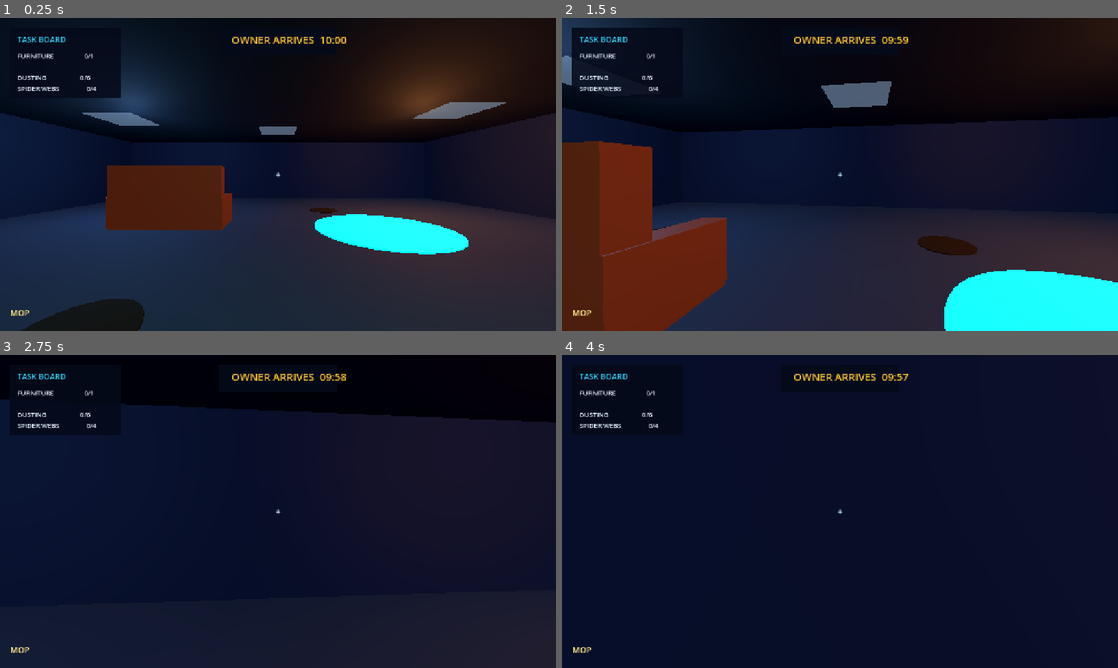
Above: before the commit, frames 1-4 (two rows, left to right).
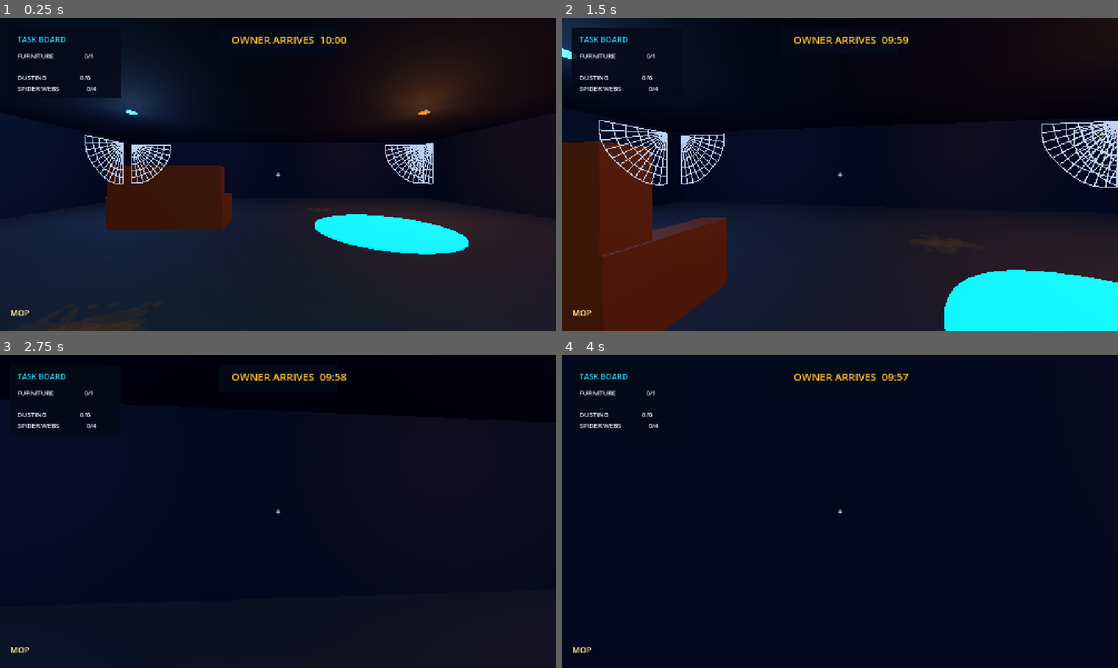
Above: after the commit, the same moments.

Repository: hisir-sys/buildathon-bdmi26-
Game: Godot game, scene res://scenes/main_room.tscn
Same seed, same stepped clock (60 frames per second), same inputs: the game is played once before the commit and once after it.
Inputs (mouse positions are in pixels of both pictures, inside the frame that each line leads up to):
- Up to frame 1 (0.25 s): no input
- Up to frame 2 (1.5 s): tap Enter at 0.5 s; move the mouse to (867, 174) at 0.52 s; hold E (interact) 0.53-1.28 s; hold W (move_forward) from 0.53 s (still down); click (867, 174) at 0.67 s; move the mouse to (812, 174) at 1.27 s; tap E (interact) at 1.35 s
- Up to frame 3 (2.75 s): keep holding W (move_forward); move the mouse to (289, 505) at 2.02 s; hold E (interact) from 2.03 s (still down)
- Up to frame 4 (4 s): keep holding W (move_forward); move the mouse to (834, 517) at 2.77 s; release E (interact) at 2.78 s; tap E (interact) at 2.85 s; click (834, 517) at 2.92 s; tap Space at 3.5 s; move the mouse to (878, 514) at 3.52 s; hold E (interact) from 3.53 s (still down)

The runs differ from the first frame. In frame 1, 3.5% of the frame differs, in the area x 7-91%, y 24-100%; in frame 2, 11%, in the area x 0-100%, y 9-100%; in frame 3, less than 0.1%; in frame 4, less than 0.1%.

Commit message:
[tasks] add dusting webs timer ceiling and lights update

Diff:
--- a/scenes/main_room.tscn
+++ b/scenes/main_room.tscn
@@ -13,7 +13,12 @@
 background_color = Color(0.02, 0.035, 0.07, 1)
 ambient_light_source = 3
 ambient_light_color = Color(0.62, 0.7, 0.95, 1)
-ambient_light_energy = 0.52
+ambient_light_energy = 0.3
+fog_enabled = true
+fog_light_color = Color(0.08, 0.1, 0.2, 1)
+fog_light_energy = 0.35
+fog_density = 0.006
+fog_sky_affect = 0.25
 
 [sub_resource type="BoxMesh" id="BoxMesh_floor"]
 size = Vector3(20, 0.2, 20)
@@ -52,7 +57,7 @@
 size = Vector3(20, 0.2, 20)
 
 [sub_resource type="StandardMaterial3D" id="Material_ceiling"]
-albedo_color = Color(0.035, 0.045, 0.08, 1)
+albedo_color = Color(0.065, 0.075, 0.13, 1)
 roughness = 0.95
 
 [sub_resource type="BoxMesh" id="BoxMesh_sofa_seat"]
@@ -101,7 +106,7 @@
 size = Vector3(1.7, 0.025, 1.7)
 
 [sub_resource type="BoxShape3D" id="BoxShape3D_web"]
-size = Vector3(1.7, 0.12, 1.7)
+size = Vector3(2.3, 2.3, 0.12)
 
 [sub_resource type="StandardMaterial3D" id="Material_web"]
 albedo_color = Color(0.65, 0.8, 0.95, 0.45)
@@ -110,6 +115,30 @@
 emission_enabled = true
 emission = Color(0.2, 0.35, 0.5, 1)
 emission_energy_multiplier = 0.8
+
+[sub_resource type="SphereMesh" id="SphereMesh_fixture"]
+radius = 0.18
+height = 0.1
+radial_segments = 16
+rings = 8
+
+[sub_resource type="StandardMaterial3D" id="Material_fixture_blue"]
+albedo_color = Color(0.2, 0.45, 0.95, 1)
+emission_enabled = true
+emission = Color(0.15, 0.35, 1, 1)
+emission_energy_multiplier = 3.0
+
+[sub_resource type="StandardMaterial3D" id="Material_fixture_amber"]
+albedo_color = Color(1, 0.35, 0.12, 1)
+emission_enabled = true
+emission = Color(1, 0.2, 0.05, 1)
+emission_energy_multiplier = 2.5
+
+[sub_resource type="StandardMaterial3D" id="Material_fixture_green"]
+albedo_color = Color(0.2, 0.85, 0.55, 1)
+emission_enabled = true
+emission = Color(0.1, 0.7, 0.4, 1)
+emission_energy_multiplier = 2.5
 
 [sub_resource type="StyleBoxFlat" id="StyleBox_prompt"]
 bg_color = Color(0.025, 0.05, 0.12, 0.94)
@@ -131,26 +160,41 @@
 
 [node name="DirectionalLight3D" type="DirectionalLight3D" parent="."]
 rotation_degrees = Vector3(-55, -25, 0)
-light_energy = 0.85
+light_energy = 0.28
 shadow_enabled = true
 
 [node name="CeilingLightLeft" type="OmniLight3D" parent="."]
 position = Vector3(-5, 3.3, -3)
 omni_range = 9.0
-light_energy = 3.0
+light_energy = 1.8
 light_color = Color(0.45, 0.7, 1, 1)
+
+[node name="BlueBulb" type="MeshInstance3D" parent="."]
+position = Vector3(-5, 3.82, -3)
+mesh = SubResource("SphereMesh_fixture")
+material_override = SubResource("Material_fixture_blue")
 
 [node name="CeilingLightRight" type="OmniLight3D" parent="."]
 position = Vector3(5, 3.3, -3)
 omni_range = 9.0
-light_energy = 3.0
+light_energy = 1.65
 light_color = Color(1, 0.62, 0.35, 1)
+
+[node name="AmberBulb" type="MeshInstance3D" parent="."]
+position = Vector3(5, 3.82, -3)
+mesh = SubResource("SphereMesh_fixture")
+material_override = SubResource("Material_fixture_amber")
 
 [node name="CeilingLightBack" type="OmniLight3D" parent="."]
 position = Vector3(0, 3.3, 5)
 omni_range = 8.0
-light_energy = 2.0
+light_energy = 1.3
 light_color = Color(0.45, 0.85, 0.7, 1)
+
+[node name="GreenBulb" type="MeshInstance3D" parent="."]
+position = Vector3(0, 3.82, 5)
+mesh = SubResource("SphereMesh_fixture")
+material_override = SubResource("Material_fixture_green")
 
 [node name="GameManager" type="Node" parent="."]
 script = ExtResource("5_game_manager")
@@ -305,7 +349,7 @@
 shape = SubResource("CylinderShape3D_dust")
 
 [node name="Web1" type="StaticBody3D" parent="." groups=["interactable", "spider_web"]]
-position = Vector3(-6, 3.85, -4)
+position = Vector3(-9.82, 3.7, -9.78)
 script = ExtResource("7_spider_web")
 
 [node name="MeshInstance3D" type="MeshInstance3D" parent="Web1"]
@@ -316,7 +360,8 @@
 shape = SubResource("BoxShape3D_web")
 
 [node name="Web2" type="StaticBody3D" parent="." groups=["interactable", "spider_web"]]
-position = Vector3(0, 3.85, -6)
+position = Vector3(9.82, 3.7, -9.78)
+rotation_degrees = Vector3(0, 180, 0)
 script = ExtResource("7_spider_web")
 
 [node name="MeshInstance3D" type="MeshInstance3D" parent="Web2"]
@@ -327,7 +372,8 @@
 shape = SubResource("BoxShape3D_web")
 
 [node name="Web3" type="StaticBody3D" parent="." groups=["interactable", "spider_web"]]
-position = Vector3(6, 3.85, -3)
+position = Vector3(-9.82, 3.7, -9)
+rotation_degrees = Vector3(0, -90, 0)
 script = ExtResource("7_spider_web")
 
 [node name="MeshInstance3D" type="MeshInstance3D" parent="Web3"]
@@ -338,7 +384,8 @@
 shape = SubResource("BoxShape3D_web")
 
 [node name="Web4" type="StaticBody3D" parent="." groups=["interactable", "spider_web"]]
-position = Vector3(2, 3.85, 3)
+position = Vector3(9.82, 3.7, -9)
+rotation_degrees = Vector3(0, 90, 0)
 script = ExtResource("7_spider_web")
 
 [node name="MeshInstance3D" type="MeshInstance3D" parent="Web4"]
--- a/scripts/dust_spot.gd
+++ b/scripts/dust_spot.gd
@@ -2,19 +2,103 @@
 
 signal cleaned
 
+const CLEAN_TIME_SECONDS := 10.0
+
 var is_cleaned: bool = false
+var is_cleaning: bool = false
+var cleaning_elapsed: float = 0.0
+var dust_pieces: Array[MeshInstance3D] = []
+
+
+func _ready() -> void:
+	var placeholder := get_node_or_null("MeshInstance3D") as MeshInstance3D
+	if placeholder != null:
+		placeholder.visible = false
+	_create_scattered_dust()
+
+
+func _process(delta: float) -> void:
+	if not is_cleaning:
+		return
+
+	cleaning_elapsed = minf(CLEAN_TIME_SECONDS, cleaning_elapsed + delta)
+	var progress := cleaning_elapsed / CLEAN_TIME_SECONDS
+	for piece in dust_pieces:
+		piece.transparency = progress
+
+	if cleaning_elapsed >= CLEAN_TIME_SECONDS:
+		is_cleaned = true
+		cleaned.emit()
+		queue_free()
 
 
 func get_interaction_prompt() -> String:
 	if is_cleaned:
 		return ""
-	return "E  DUST THE FLOOR"
+	if is_cleaning:
+		return "CLEANING DUST  %02d%%" % int((cleaning_elapsed / CLEAN_TIME_SECONDS) * 100.0)
+	return "E  DUST THE FLOOR  (10 SEC)"
 
 
 func interact() -> void:
-	if is_cleaned:
+	if is_cleaned or is_cleaning:
 		return
 
-	is_cleaned = true
-	cleaned.emit()
-	queue_free()
+	is_cleaning = true
+
+
+func _create_scattered_dust() -> void:
+	var rng := RandomNumberGenerator.new()
+	rng.seed = abs(hash(str(global_position)))
+
+	var dust_material := StandardMaterial3D.new()
+	dust_material.transparency = BaseMaterial3D.TRANSPARENCY_ALPHA
+	dust_material.albedo_color = Color(0.28, 0.19, 0.12, 0.3)
+	dust_material.roughness = 1.0
+	dust_material.shading_mode = BaseMaterial3D.SHADING_MODE_UNSHADED
+
+	# Irregular low-opacity smears make the dirt read as dust, not six circles.
+	for index in range(7):
+		var smear := MeshInstance3D.new()
+		var smear_mesh := SphereMesh.new()
+		smear_mesh.radius = rng.randf_range(0.12, 0.22)
+		smear_mesh.height = rng.randf_range(0.012, 0.025)
+		smear_mesh.radial_segments = 10
+		smear_mesh.rings = 3
+		smear.mesh = smear_mesh
+		smear.material_override = dust_material
+		smear.position = Vector3(
+			rng.randf_range(-0.48, 0.48),
+			rng.randf_range(0.012, 0.028),
+			rng.randf_range(-0.4, 0.4)
+		)
+		smear.scale = Vector3(
+			rng.randf_range(1.5, 3.2),
+			rng.randf_range(0.35, 0.65),
+			rng.randf_range(0.45, 1.15)
+		)
+		smear.rotation.y = rng.randf_range(-PI, PI)
+		add_child(smear)
+		dust_pieces.append(smear)
+
+	for index in range(24):
+		var piece := MeshInstance3D.new()
+		var dust_mesh := SphereMesh.new()
+		dust_mesh.radius = rng.randf_range(0.02, 0.075)
+		dust_mesh.height = rng.randf_range(0.012, 0.04)
+		dust_mesh.radial_segments = 8
+		dust_mesh.rings = 3
+		piece.mesh = dust_mesh
+		piece.material_override = dust_material
+		piece.position = Vector3(
+			rng.randf_range(-0.58, 0.58),
+			rng.randf_range(0.015, 0.045),
+			rng.randf_range(-0.48, 0.48)
+		)
+		piece.scale = Vector3(
+			rng.randf_range(0.7, 1.8),
+			rng.randf_range(0.5, 1.0),
+			rng.randf_range(0.7, 1.8)
+		)
+		add_child(piece)
+		dust_pieces.append(piece)
--- a/scripts/interaction_raycast.gd
+++ b/scripts/interaction_raycast.gd
@@ -4,6 +4,7 @@
 signal interacted(target: Node)
 
 var current_target: Node = null
+var last_prompt: String = ""
 
 
 func _ready() -> void:
@@ -24,15 +25,16 @@
 	elif hit != null and hit.has_method("get_interaction_prompt"):
 		next_target = hit
 
-	if next_target == current_target:
+	var next_prompt := ""
+	if next_target != null:
+		next_prompt = next_target.get_interaction_prompt()
+
+	if next_target == current_target and next_prompt == last_prompt:
 		return
 
 	current_target = next_target
-
-	if current_target == null:
-		target_changed.emit("")
-	else:
-		target_changed.emit(current_target.get_interaction_prompt())
+	last_prompt = next_prompt
+	target_changed.emit(next_prompt)
 
 
 func _unhandled_input(event: InputEvent) -> void:
--- a/scripts/spider_web.gd
+++ b/scripts/spider_web.gd
@@ -2,19 +2,109 @@
 
 signal cleared
 
+const CLEAN_TIME_SECONDS := 10.0
+
 var is_cleared: bool = false
+var is_cleaning: bool = false
+var cleaning_elapsed: float = 0.0
+var web_visual: MeshInstance3D
+var web_threads: Array[MeshInstance3D] = []
+var thread_material: StandardMaterial3D
+
+
+func _ready() -> void:
+	var placeholder := get_node_or_null("MeshInstance3D") as MeshInstance3D
+	if placeholder != null:
+		placeholder.visible = false
+	_create_corner_web()
+
+
+func _process(delta: float) -> void:
+	if not is_cleaning:
+		return
+
+	cleaning_elapsed = minf(CLEAN_TIME_SECONDS, cleaning_elapsed + delta)
+	if web_visual != null:
+		web_visual.transparency = cleaning_elapsed / CLEAN_TIME_SECONDS
+	for thread in web_threads:
+		thread.transparency = cleaning_elapsed / CLEAN_TIME_SECONDS
+
+	if cleaning_elapsed >= CLEAN_TIME_SECONDS:
+		is_cleared = true
+		cleared.emit()
+		queue_free()
 
 
 func get_interaction_prompt() -> String:
 	if is_cleared:
 		return ""
-	return "E  REMOVE SPIDER WEB"
+	if is_cleaning:
+		return "CLEARING WEB  %02d%%" % int((cleaning_elapsed / CLEAN_TIME_SECONDS) * 100.0)
+	return "E  CLEAR SPIDER WEB  (10 SEC)"
 
 
 func interact() -> void:
-	if is_cleared:
+	if is_cleared or is_cleaning:
 		return
 
-	is_cleared = true
-	cleared.emit()
-	queue_free()
+	is_cleaning = true
+
+
+func _create_corner_web() -> void:
+	var web_material := StandardMaterial3D.new()
+	web_material.transparency = BaseMaterial3D.TRANSPARENCY_ALPHA
+	web_material.albedo_color = Color(0.78, 0.86, 1.0, 0.86)
+	web_material.emission_enabled = true
+	web_material.emission = Color(0.18, 0.28, 0.5, 1)
+	web_material.emission_energy_multiplier = 1.2
+	web_material.shading_mode = BaseMaterial3D.SHADING_MODE_UNSHADED
+	web_material.no_depth_test = true
+	thread_material = web_material
+
+	var web_mesh := ImmediateMesh.new()
+	web_mesh.surface_begin(Mesh.PRIMITIVE_LINES, web_material)
+
+	var radius := 2.6
+	var spoke_count := 12
+	for spoke in range(spoke_count):
+		var angle := (PI * 0.5) * float(spoke) / float(spoke_count - 1)
+		var endpoint := Vector3(cos(angle) * radius, -sin(angle) * radius, 0.0)
+		_add_line(web_mesh, Vector3.ZERO, endpoint)
+
+	for ring_index in range(1, 7):
+		var ring_radius := radius * float(ring_index) / 6.0
+		for segment in range(spoke_count - 1):
+			var angle_a := (PI * 0.5) * float(segment) / float(spoke_count - 1)
+			var angle_b := (PI * 0.5) * float(segment + 1) / float(spoke_count - 1)
+			var wobble_a := sin(float(segment + ring_index * 3)) * 0.035
+			var wobble_b := sin(float(segment + 1 + ring_index * 3)) * 0.035
+			var point_a := Vector3(cos(angle_a) * (ring_radius + wobble_a), -sin(angle_a) * (ring_radius + wobble_a), 0.0)
+			var point_b := Vector3(cos(angle_b) * (ring_radius + wobble_b), -sin(angle_b) * (ring_radius + wobble_b), 0.0)
+			_add_line(web_mesh, point_a, point_b)
+
+	web_mesh.surface_end()
+	web_visual = MeshInstance3D.new()
+	web_visual.mesh = web_mesh
+	web_visual.cast_shadow = GeometryInstance3D.SHADOW_CASTING_SETTING_OFF
+	web_visual.position = Vector3(0.0, 0.0, 0.015)
+	add_child(web_visual)
+
+
+func _add_line(mesh: ImmediateMesh, start: Vector3, end: Vector3) -> void:
+	mesh.surface_add_vertex(start)
+	mesh.surface_add_vertex(end)
+
+	var direction := end - start
+	var thread := MeshInstance3D.new()
+	var thread_mesh := CylinderMesh.new()
+	thread_mesh.top_radius = 0.018
+	thread_mesh.bottom_radius = 0.018
+	thread_mesh.height = direction.length()
+	thread_mesh.radial_segments = 6
+	thread.mesh = thread_mesh
+	thread.material_override = thread_material
+	thread.position = (start + end) * 0.5 + Vector3(0.0, 0.0, 0.02)
+	thread.basis = Basis(Quaternion(Vector3.UP, direction.normalized()))
+	thread.cast_shadow = GeometryInstance3D.SHADOW_CASTING_SETTING_OFF
+	add_child(thread)
+	web_threads.append(thread)
Not shown: 1 places in scenes/main_room.tscn that only renumber resources
Not shown, changed: scripts/dust_spot.gd.uid
Not shown, changed: scripts/interaction_raycast.gd.uid
Not shown, changed: scripts/spider_web.gd.uid
Not shown, changed: README.md
